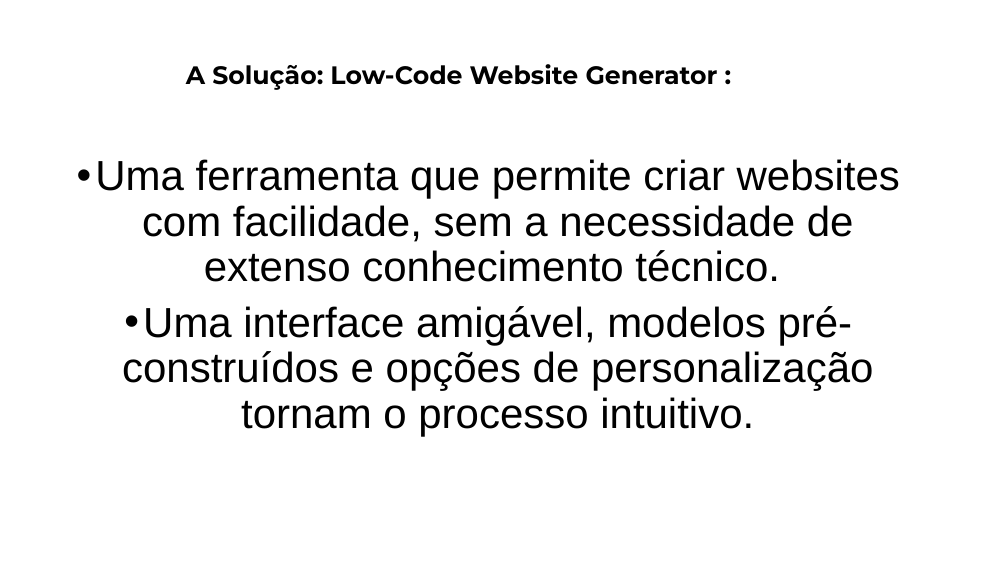
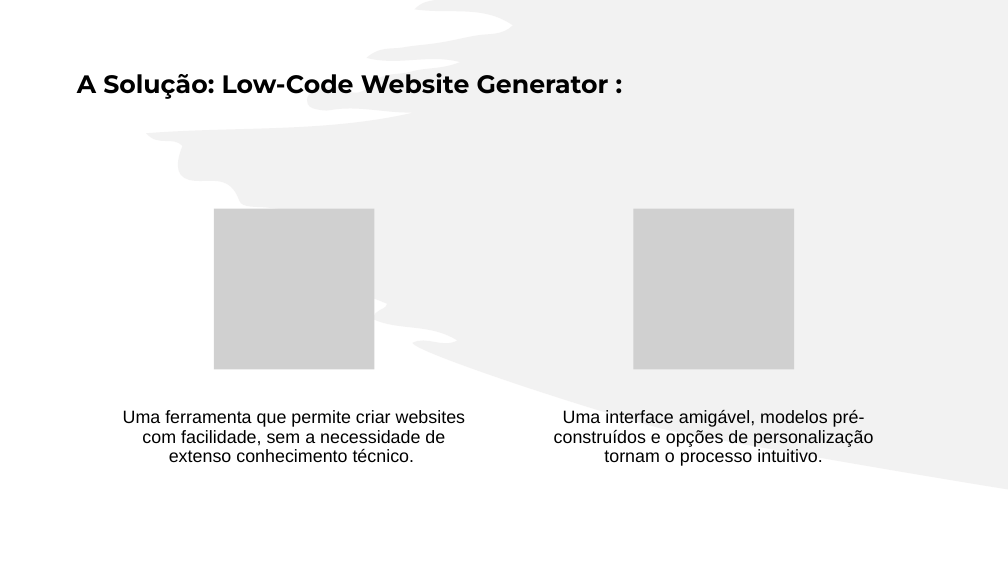
Before and after one commit to offmtm/low-code, a slide deck: slide 3 of Low Code Project.pptx. Drawn at 1008x567 pixels with LibreOffice and Linux fonts; fonts in the diff are those of the drawing; grey boxes stand for pictures. Boxes give left, top, right and bottom in pixels: in the first picture for what was removed or moved away, otherwise in the second. Text is boxed around its words. In the diff, an @@ line names an element or a change of style, - is before the commit and + after.

```diff
--- a/Low Code Project.pptx
+++ b/Low Code Project.pptx
@@ freeform shape added at (x1=146, y1=0, x2=1008, y2=489), fill #E7E6E6 at 50% opacity @@
@@ title "A Solução: Low-Code Website Generator ..." moved from (x1=186, y1=64, x2=718, y2=90) to (x1=77, y1=73, x2=609, y2=99) @@
@@ title "A Solução: Low-Code Website Generator ..." at (x1=77, y1=73, x2=609, y2=99): alignment centre to left @@
@@ text removed at (x1=95, y1=159, x2=900, y2=436) @@
-• Uma ferramenta que permite criar websites com facilidade, sem a necessidade de extenso conhecimento técnico.
-• Uma interface amigável, modelos pré-construídos e opções de personalização tornam o processo intuitivo.
@@ group added at (x1=123, y1=209, x2=873, y2=466): 2 pictures, 2 texts @@
+Uma ferramenta que permite criar websites com facilidade, sem a necessidade de extenso conhecimento técnico.
+Uma interface amigável, modelos pré-construídos e opções de personalização tornam o processo intuitivo.
```
Also in this commit, not shown: 14 other slides changed, 2 slides added, 1 slide removed.
